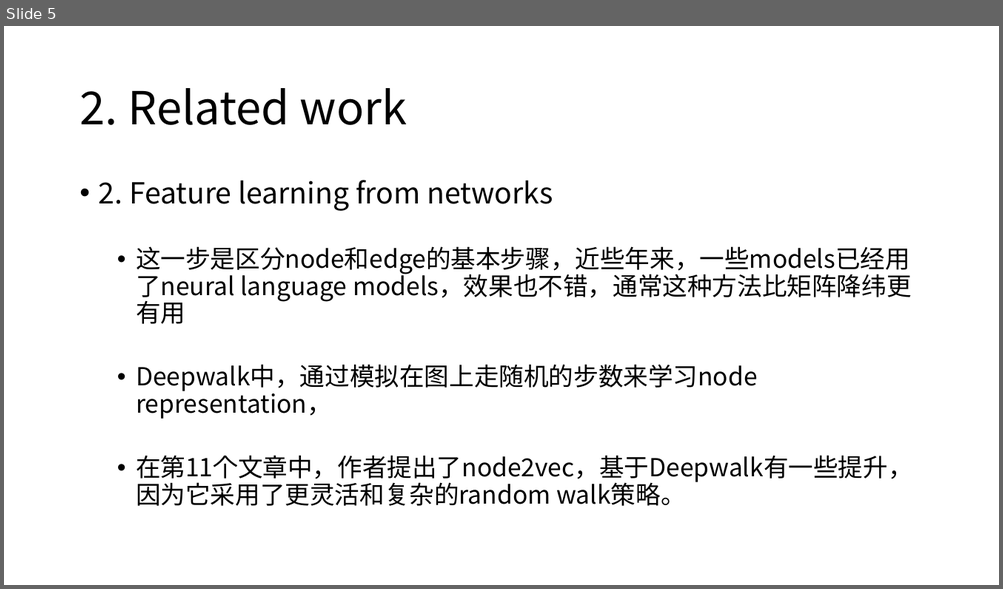
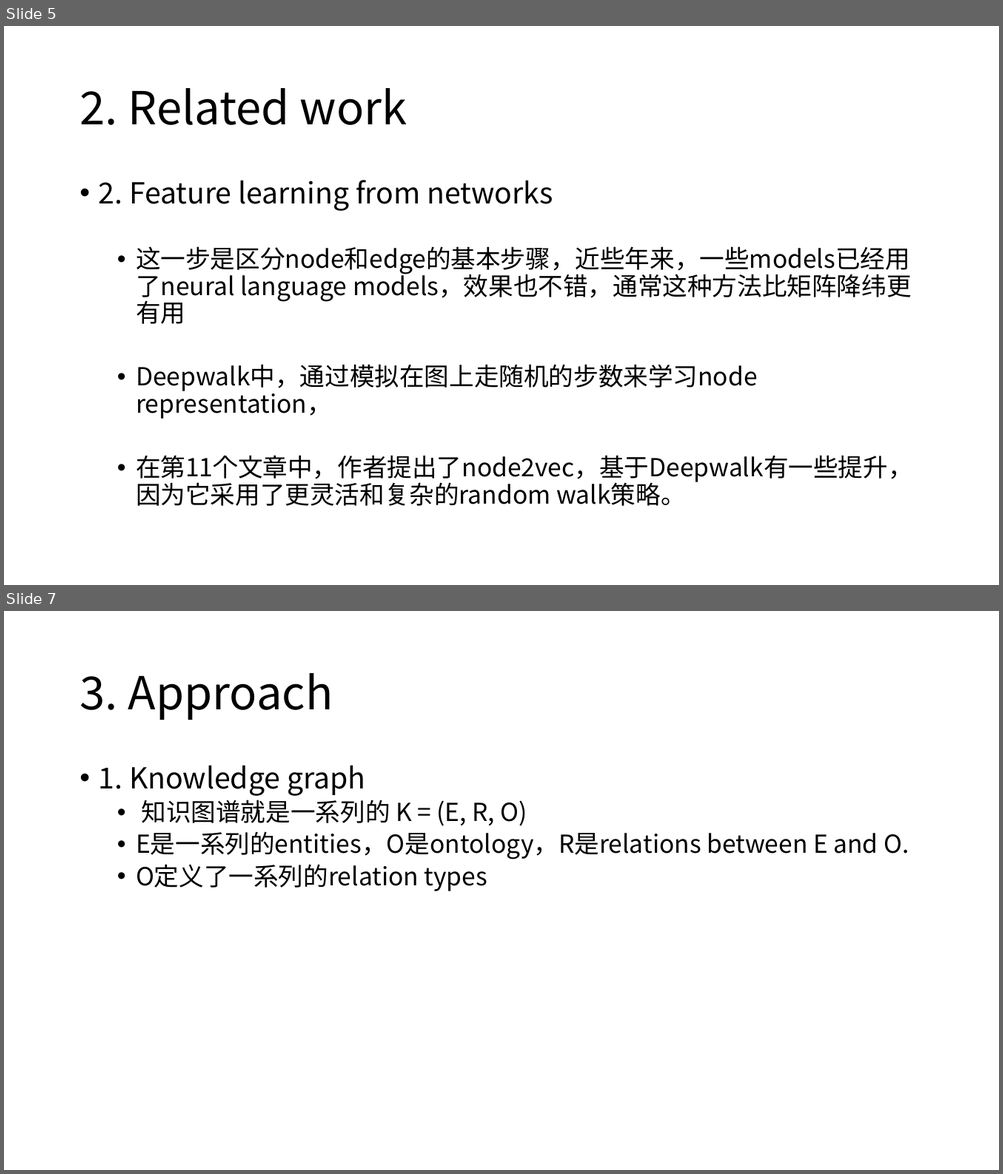
Before and after one commit to gsanou/knowledge-graph, a slide deck: entity2rec/entity2rec.pptx. Shown one above the other, each under a label of ours: slide 5 before the commit, slides 5 and 7 after it; the slides between them are not shown. The pictures are 1003x589 and 1003x1174 pixels, drawn with LibreOffice and Linux fonts; fonts in the diff are those of the drawing. Boxes give left, top, right and bottom in pixels: in the first picture for what was removed or moved away, otherwise in the second. Text is boxed around its words. In the diff, an @@ line names an element or a change of style, - is before the commit and + after.

```diff
--- a/entity2rec/entity2rec.pptx
+++ b/entity2rec/entity2rec.pptx
@@ slide 7 added at bbox=[4, 611, 999, 1170], background #FFFFFF @@
@@ title added at bbox=[79, 673, 333, 720], 44 pt, text #000000 @@
+3. Approach
@@ text added at bbox=[99, 765, 908, 891], 24 pt, text #000000 @@
+• 1. Knowledge graph
+  • 知识图谱就是一系列的 K = (E, R, O)
+  • E是一系列的entities，O是ontology，R是relations between E and O.
+  • O定义了一系列的relation types
```
Also in this commit, not shown: 4 other slides added, 3 slides removed.
